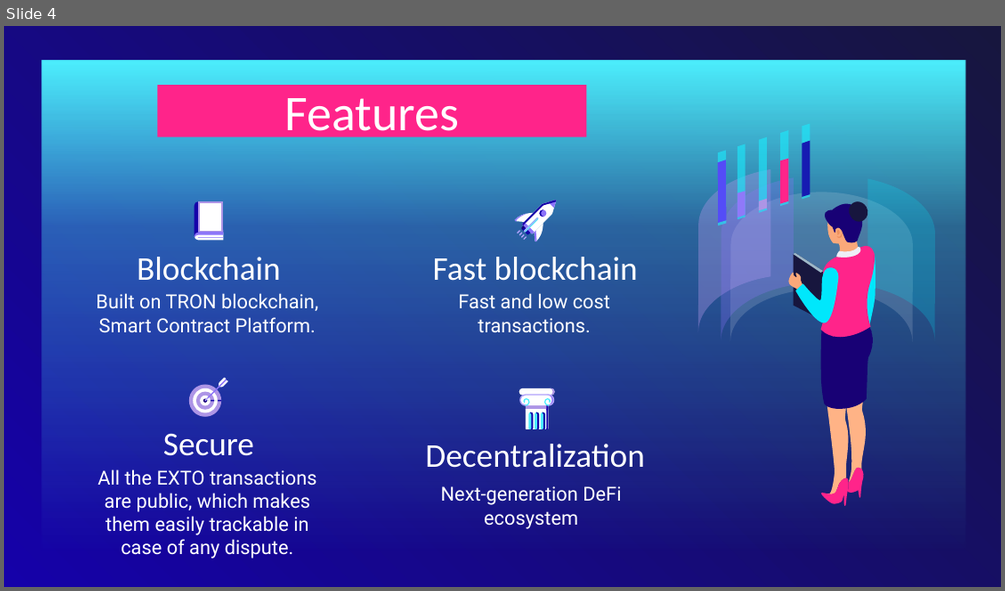
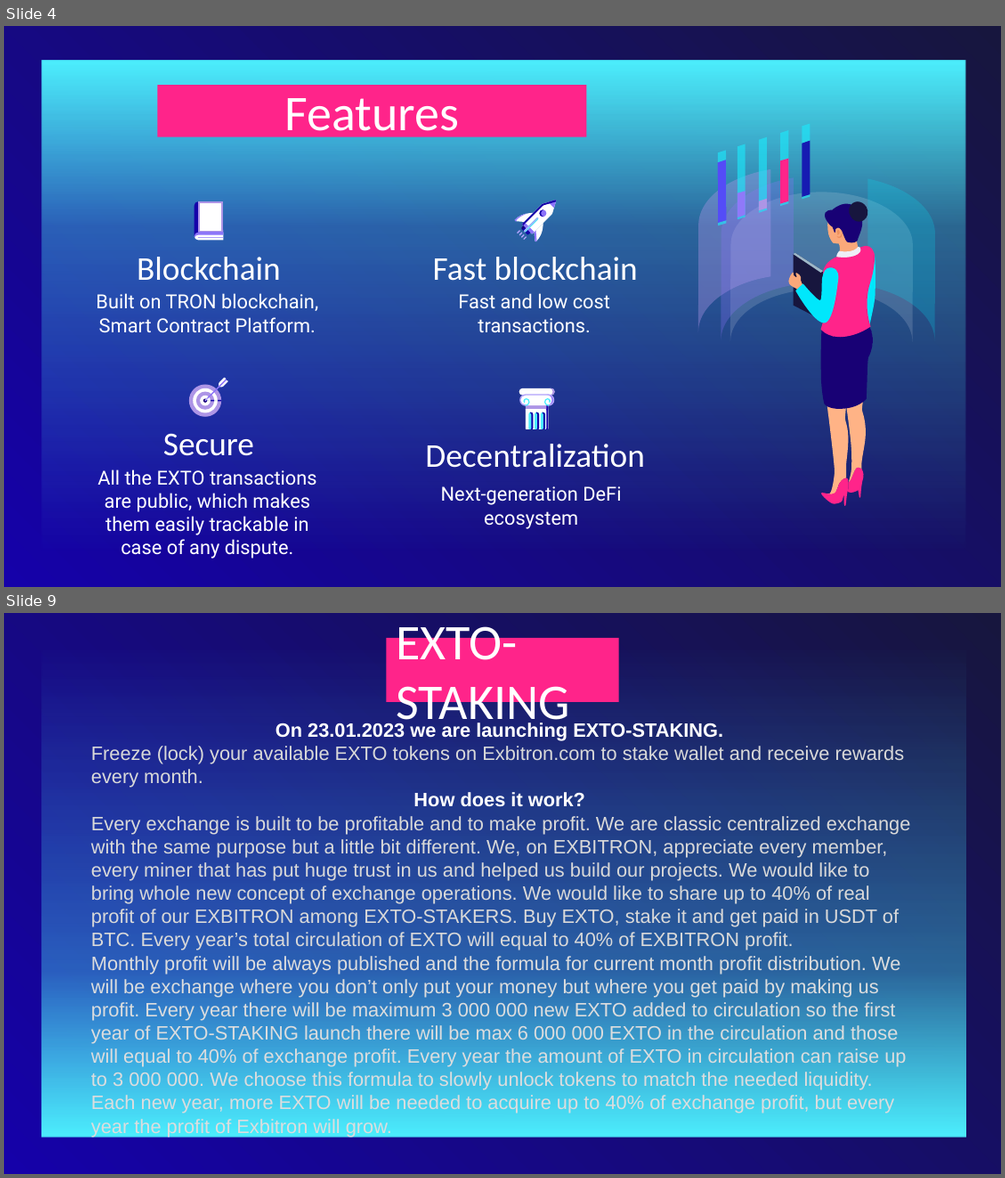
Before and after one commit to exbitron/exbitron.digital, a slide deck: assets/whitepaper.pptx. Shown one above the other, each under a label of ours: slide 4 before the commit, slides 4 and 9 after it; the slides between them are not shown. The pictures are 1005x591 and 1005x1178 pixels, drawn with LibreOffice and Linux fonts; fonts in the diff are those of the drawing. Boxes give left, top, right and bottom in pixels: in the first picture for what was removed or moved away, otherwise in the second. Text is boxed around its words. In the diff, an @@ line names an element or a change of style, - is before the commit and + after.

```diff
--- a/assets/whitepaper.pptx
+++ b/assets/whitepaper.pptx
@@ slide 9 added at (4,613,1001,1174), background gradient #1501A9 to #17163E @@
@@ title added at (386,638,618,702), fill #FF248A, 36 pt, text #FFFFFF @@
+EXTO-STAKING
@@ rectangle added at (42,648,966,1137), fill gradient #4CEEFD @@
@@ subtitle added at (91,722,911,1136), 14 pt, text #DCDDDE @@
+On 23.01.2023 we are launching EXTO-STAKING.
+Freeze (lock) your available EXTO tokens on Exbitron.com to stake wallet and receive rewards every month.
+How does it work?
+Every exchange is built to be profitable and to make profit. We are classic centralized exchange with the same purpose but a little bit different. We, on EXBITRON, appreciate every member, every miner that has put huge trust in us and helped us build our projects. We would like to bring whole new concept of exchange operations. We would like to share up to 40% of real profit of our EXBITRON among EXTO-STAKERS. Buy EXTO, stake it and get paid in USDT of BTC. Every year’s total circulation of EXTO will equal to 40% of EXBITRON profit.
+Monthly profit will be always published and the formula for current month profit distribution. We will be exchange where you don’t only put your money but where you get paid by making us profit. Every year there will be maximum 3 000 000 new EXTO added to circulation so the first year of EXTO-STAKING launch there will be max 6 000 000 EXTO in the circulation and those will equal to 40% of exchange profit. Every year the amount of EXTO in circulation can raise up to 3 000 000. We choose this formula to slowly unlock tokens to match the needed liquidity. Each new year, more EXTO will be needed to acquire up to 40% of exchange profit, but every year the profit of Exbitron will grow.
```
Also in this commit, not shown: 4 slides changed, 5 other files.
